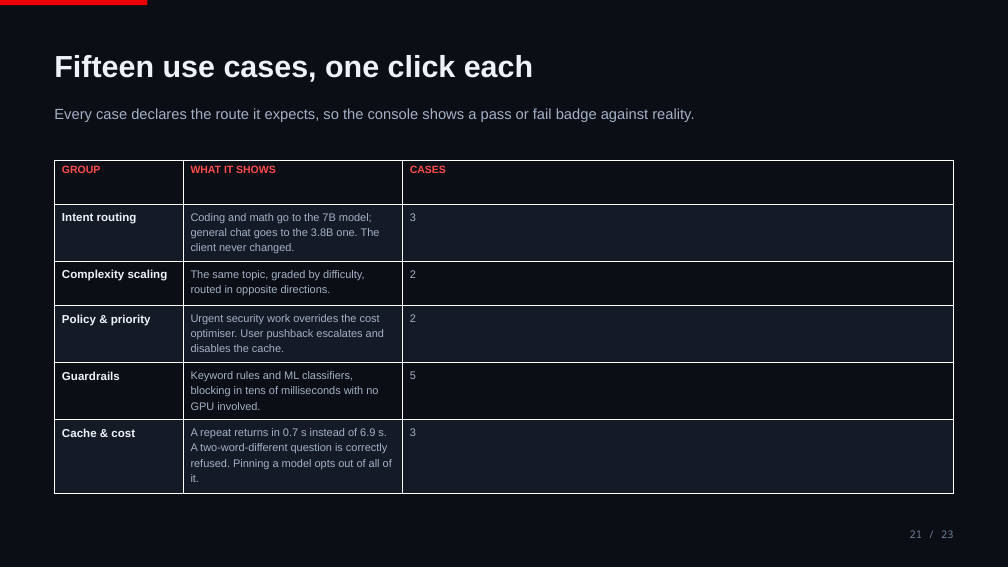
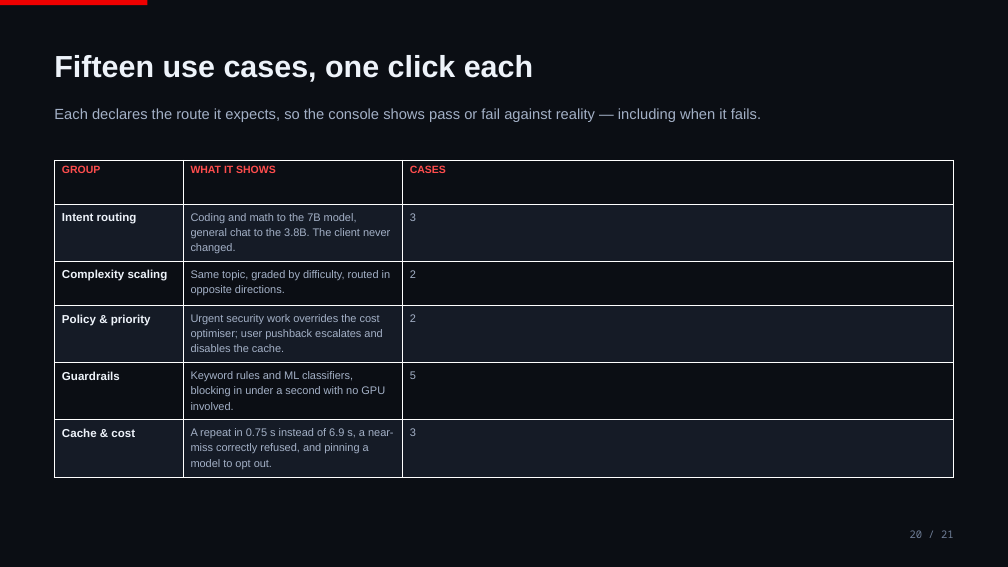
Before and after one commit to ritzshah/vllm-semantic-router-demo, a slide deck: slide 20 of docs/presentation/vLLM-Semantic-Router.pptx (slide 21 before the commit). Drawn at 1008x567 pixels with LibreOffice and Linux fonts; fonts in the diff are those of the drawing. Boxes give left, top, right and bottom in pixels: in the first picture for what was removed or moved away, otherwise in the second. Text is boxed around its words. In the diff, an @@ line names an element or a change of style, - is before the commit and + after.

```diff
--- a/docs/presentation/vLLM-Semantic-Router.pptx
+++ b/docs/presentation/vLLM-Semantic-Router.pptx
@@ text at [54, 108, 761, 122]: text changed @@
-Every case declares the route it expects, so the console shows a pass or fail badge against reality.
+Each declares the route it expects, so the console shows pass or fail against reality — including when it fails.
@@ table at [54, 160, 954, 473] @@
-row 2, column 2: Coding and math go to the 7B model; general chat goes to the 3.8B one. The client never changed.
+row 2, column 2: Coding and math to the 7B model, general chat to the 3.8B. The client never changed.
-row 3, column 2: The same topic, graded by difficulty, routed in opposite directions.
+row 3, column 2: Same topic, graded by difficulty, routed in opposite directions.
-row 4, column 2: Urgent security work overrides the cost optimiser. User pushback escalates and disables the cache.
+row 4, column 2: Urgent security work overrides the cost optimiser; user pushback escalates and disables the cache.
-row 5, column 2: Keyword rules and ML classifiers, blocking in tens of milliseconds with no GPU involved.
+row 5, column 2: Keyword rules and ML classifiers, blocking in under a second with no GPU involved.
-row 6, column 2: A repeat returns in 0.7 s instead of 6.9 s. A two-word-different question is correctly refused. Pinning a model opts out of all of it.
+row 6, column 2: A repeat in 0.75 s instead of 6.9 s, a near-miss correctly refused, and pinning a model to opt out.
@@ text at [910, 530, 954, 538]: text changed @@
-21 / 23
+20 / 21
```
Also in this commit, not shown: 10 other slides changed, 10 slides added, 12 slides removed, 5 other files.
